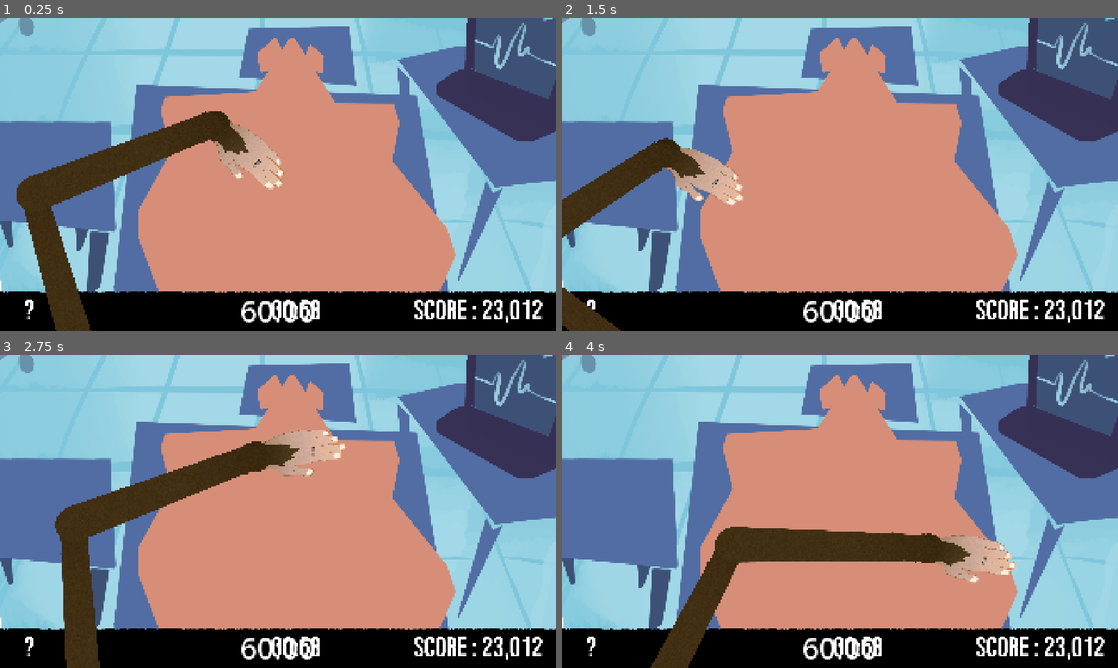
Above: before the commit, frames 1-4 (two rows, left to right).
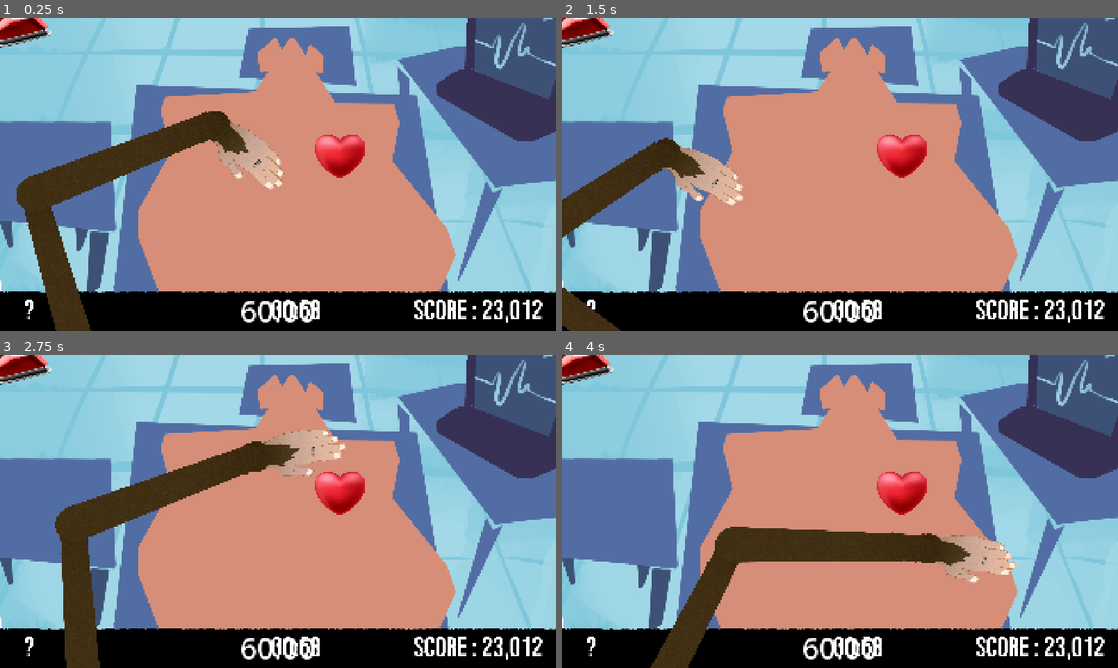
Above: after the commit, the same moments.

Repository: NathouneOne/GameJam_0226
Game: Godot game, scene res://Scenes/Game/game.tscn
Same seed, same stepped clock (60 frames per second), same inputs: the game is played once before the commit and once after it. This scene is started directly instead of the project's main scene. The engine's default icon, where the game draws it, is replaced by a stand-in: a white triangle on a blue panel in a dark square.
Inputs (mouse positions are in pixels of both pictures, inside the frame that each line leads up to):
- Up to frame 1 (0.25 s): no input
- Up to frame 2 (1.5 s): move the mouse to (962, 158) at 0.52 s; press the mouse at (962, 158) at 0.53 s; tap Enter at 1.25 s; move the mouse to (728, 190) at 1.27 s; release the mouse at (728, 190) at 1.28 s; click (728, 190) at 1.35 s
- Up to frame 3 (2.75 s): move the mouse to (333, 442) at 2.02 s; press the mouse at (333, 442) at 2.03 s
- Up to frame 4 (4 s): tap Space at 2.75 s; move the mouse to (812, 574) at 2.77 s; release the mouse at (812, 574) at 2.78 s; click (812, 574) at 2.85 s; tap Enter at 3.5 s; move the mouse to (1006, 558) at 3.52 s; press the mouse at (1006, 558) at 3.53 s

The runs differ from the first frame. In frame 1, 1.6% of the frame differs, in the area x 0-66%, y 0-52%; in frame 2, 1.6%; in frame 3, 1.6%; in frame 4, 1.6%.

Commit message:
feat: drop only in item zone

Diff:
--- a/game-jam-0226/Scenes/Components/grabbable/grabbable.gd
+++ b/game-jam-0226/Scenes/Components/grabbable/grabbable.gd
@@ -21,9 +21,20 @@
 
 
 # Returns true if released
-func try_release() -> bool:
+func release() -> bool:
 	if not is_grabbed:
 		return true
+
+	var over_zone: bool = false
+	var areas: Array[Area2D] = get_overlapping_areas()
+	for area: Area2D in areas:
+		if area.is_in_group(&"item_zone"):
+			over_zone = true
+			break
+
+	if not over_zone:
+		return false
+
 	is_grabbed = false
 	hand_grabbing = null
 	released.emit()
--- a/game-jam-0226/Scenes/Defibrilateur/DefibrilateurTestScene.tscn
+++ b/game-jam-0226/Scenes/Defibrilateur/DefibrilateurTestScene.tscn
@@ -43,6 +43,7 @@
 shape = SubResource("CircleShape2D_kipf4")
 
 [node name="Background" type="Node2D" parent="." unique_id=779402907]
+visible = false
 modulate = Color(1, 1, 1, 0.39607844)
 
 [node name="Sprite2D" type="Sprite2D" parent="Background" unique_id=165300639]
--- a/game-jam-0226/Scenes/Game/game.tscn
+++ b/game-jam-0226/Scenes/Game/game.tscn
@@ -2,6 +2,7 @@
 
 [ext_resource type="PackedScene" uid="uid://dgn4ub5vss8hf" path="res://Scenes/hand/hands.tscn" id="1_mv0hc"]
 [ext_resource type="Texture2D" uid="uid://cuu5liefo0236" path="res://Assets/Graphismes/EXPORT_TEMPO_BG.png" id="4_i1e5p"]
+[ext_resource type="PackedScene" uid="uid://dd5iopkirah4w" path="res://Scenes/Defibrilateur/DefibrilateurTestScene.tscn" id="5_ciybh"]
 
 [sub_resource type="RectangleShape2D" id="RectangleShape2D_i1e5p"]
 size = Vector2(400, 520.5)
@@ -44,7 +45,7 @@
 offset = Vector2(-80, 0)
 polygon = PackedVector2Array(-452, 495, 655, 483, 408, -419, -222, -424)
 
-[node name="ItemsZone" type="Area2D" parent="." unique_id=493780884]
+[node name="ItemsZone" type="Area2D" parent="." unique_id=493780884 groups=["item_zone"]]
 position = Vector2(249, 662)
 
 [node name="CollisionShape2D" type="CollisionShape2D" parent="ItemsZone" unique_id=1714896011]
@@ -75,3 +76,5 @@
 centered = false
 
 [node name="Polygon2D" type="Polygon2D" parent="Background" unique_id=1200949737]
+
+[node name="DefibrilateurTestScene" parent="." unique_id=1514276375 instance=ExtResource("5_ciybh")]
--- a/game-jam-0226/Scenes/hand/hand.gd
+++ b/game-jam-0226/Scenes/hand/hand.gd
@@ -41,10 +41,9 @@
 
 func _release_object() -> void:
 	if grabbable_component:
-		grabbable_component.release()
-
-	grabbed_object = null
-	grabbable_component = null
+		if grabbable_component.release():
+			grabbed_object = null
+			grabbable_component = null
 
 func _process_grabbed_object() -> void:
 	if grabbed_object:
